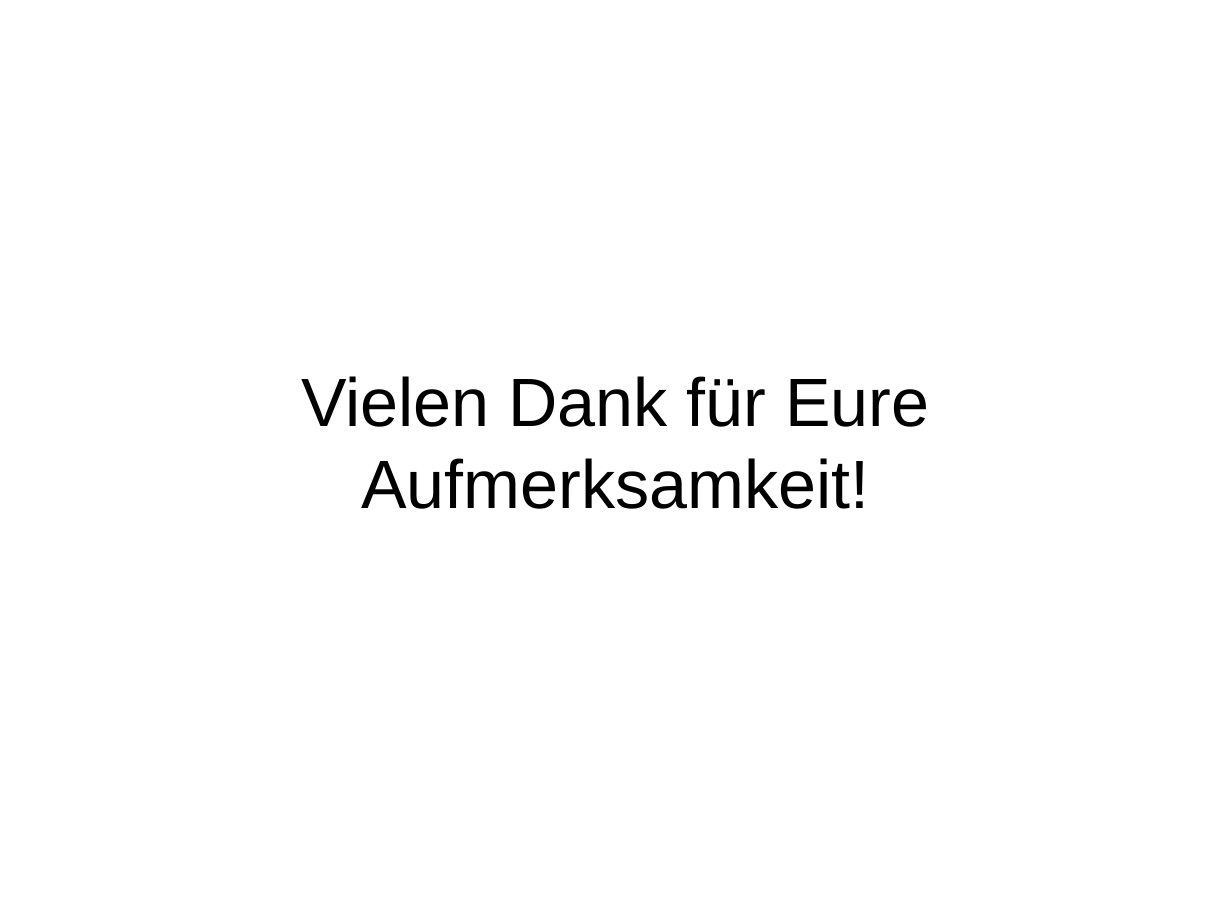
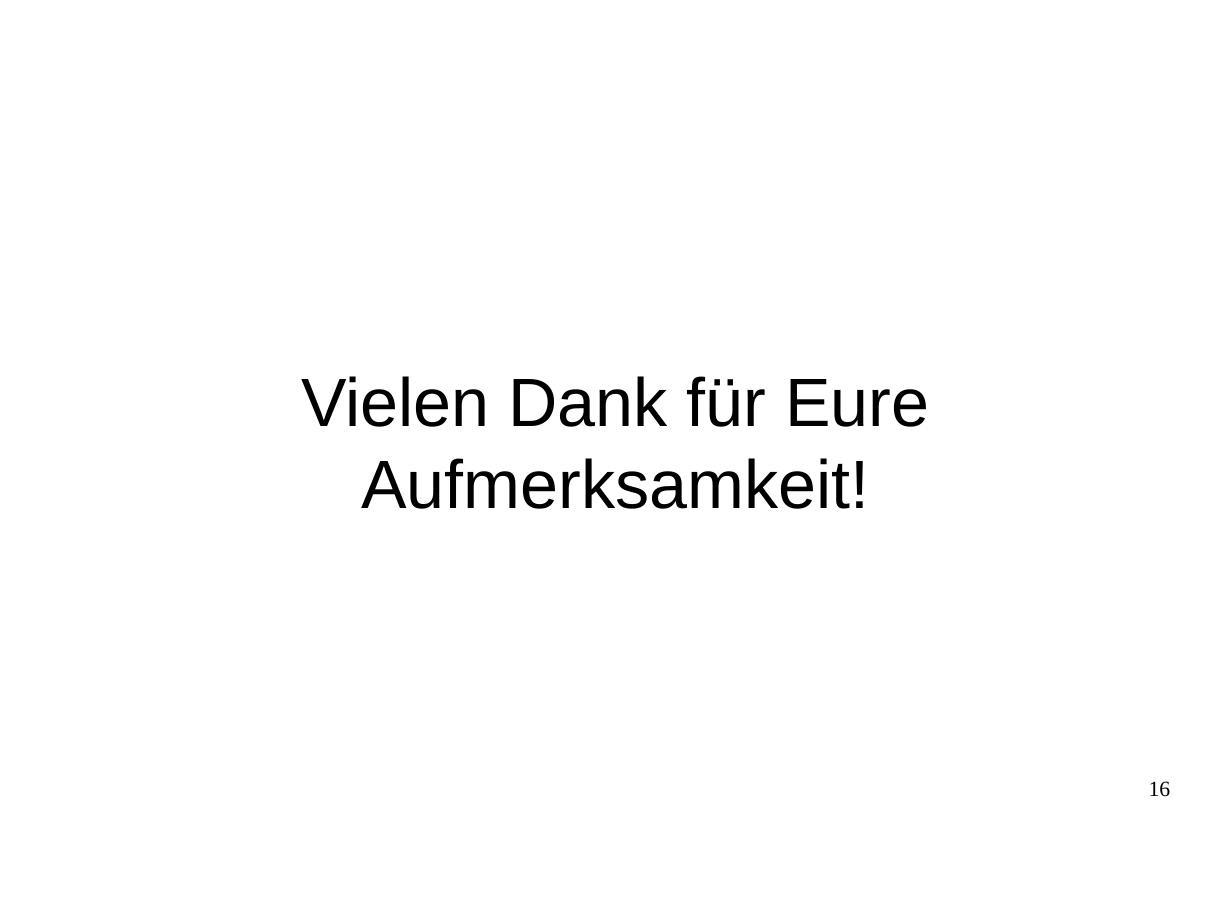
Before and after one commit to justin-hecht/pse-wahlverfahren, a slide deck: slide 16 of Implementierung/Präsentation/Präsentation.odp (slide 14 before the commit). Drawn at 1232x924 pixels with LibreOffice and Linux fonts; fonts in the diff are those of the drawing; background and template pictures are left out. Boxes give left, top, right and bottom in pixels: in the first picture for what was removed or moved away, otherwise in the second. Text is boxed around its words. In the diff, an @@ line names an element or a change of style, - is before the commit and + after.

```diff
--- a/Implementierung/Präsentation/Präsentation.odp
+++ b/Implementierung/Präsentation/Präsentation.odp
@@ page number added at (x1=1149, y1=781, x2=1171, y2=797), 14 pt, text #000000 @@
+16
```
Also in this commit, not shown: 10 other slides changed, 5 slides added, 3 slides removed, 3 other files.
